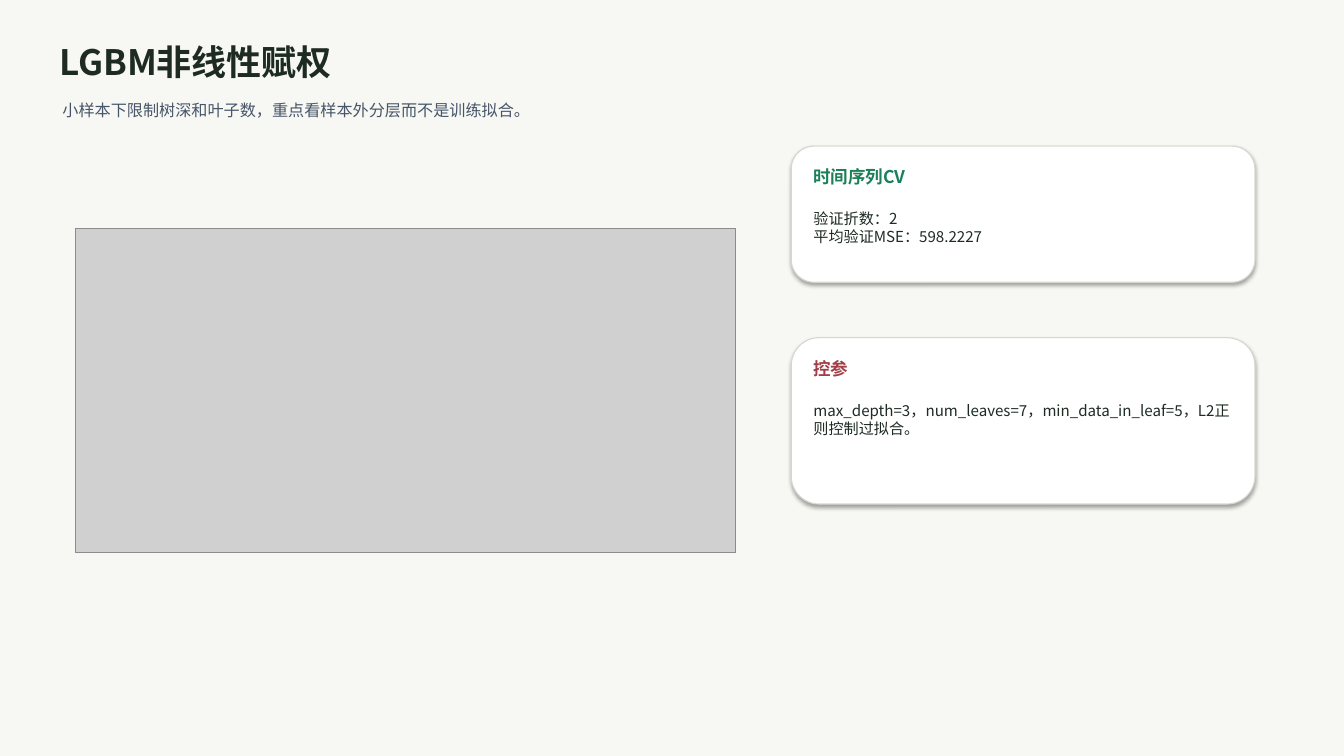
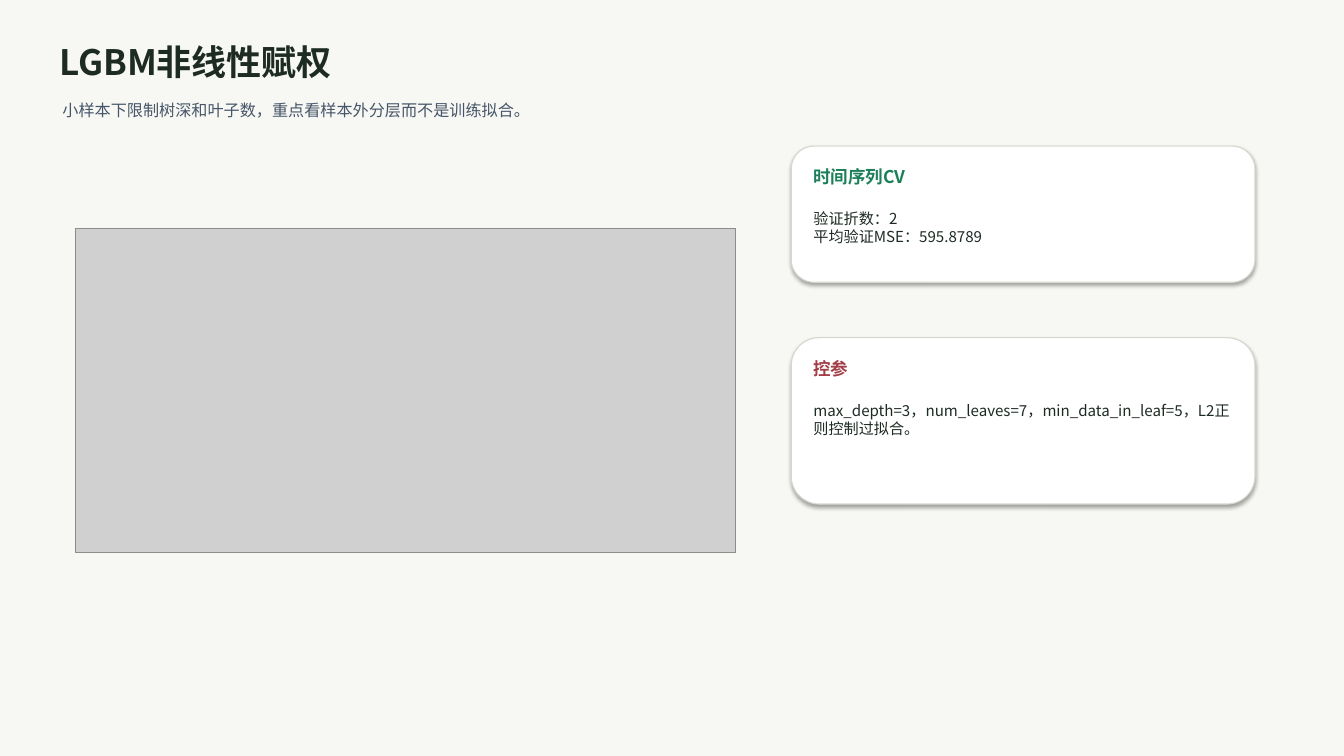
Before and after one commit to NeverGpDzy/financial-economic-data-mining, a slide deck: slide 6 of outputs/homework6/202331060205_丁致宇_作业6.pptx. Drawn at 1344x756 pixels with LibreOffice and Linux fonts; fonts in the diff are those of the drawing; grey boxes stand for pictures. Boxes give left, top, right and bottom in pixels: in the first picture for what was removed or moved away, otherwise in the second. Text is boxed around its words. In the diff, an @@ line names an element or a change of style, - is before the commit and + after.

```diff
--- a/outputs/homework6/202331060205_丁致宇_作业6.pptx
+++ b/outputs/homework6/202331060205_丁致宇_作业6.pptx
@@ text at bbox=[813, 211, 982, 244]: text changed @@
-验证折数：2
-平均验证MSE：598.2227
+验证折数：2
+平均验证MSE：595.8789
```
Also in this commit, not shown: 4 other slides changed, 35 other files.
